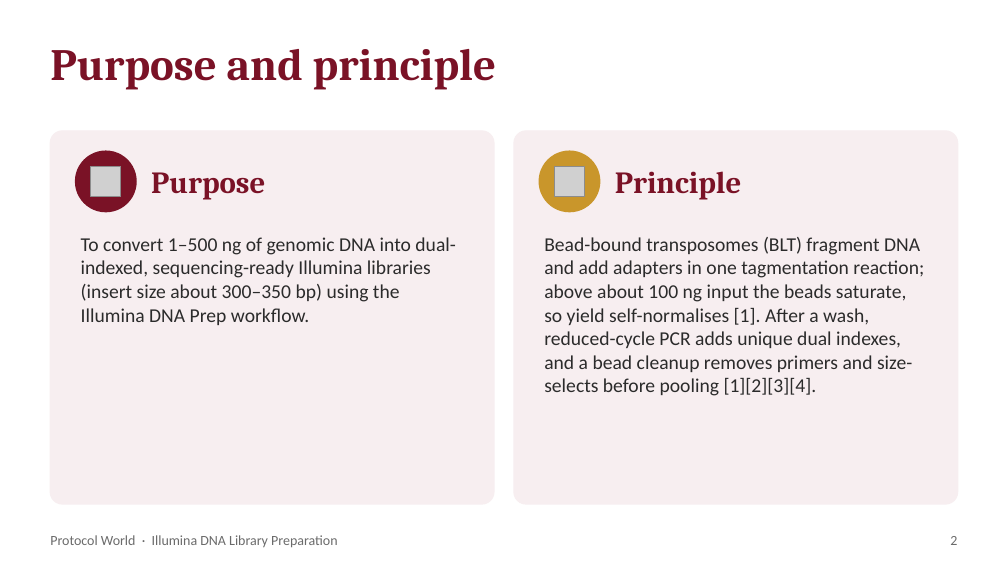
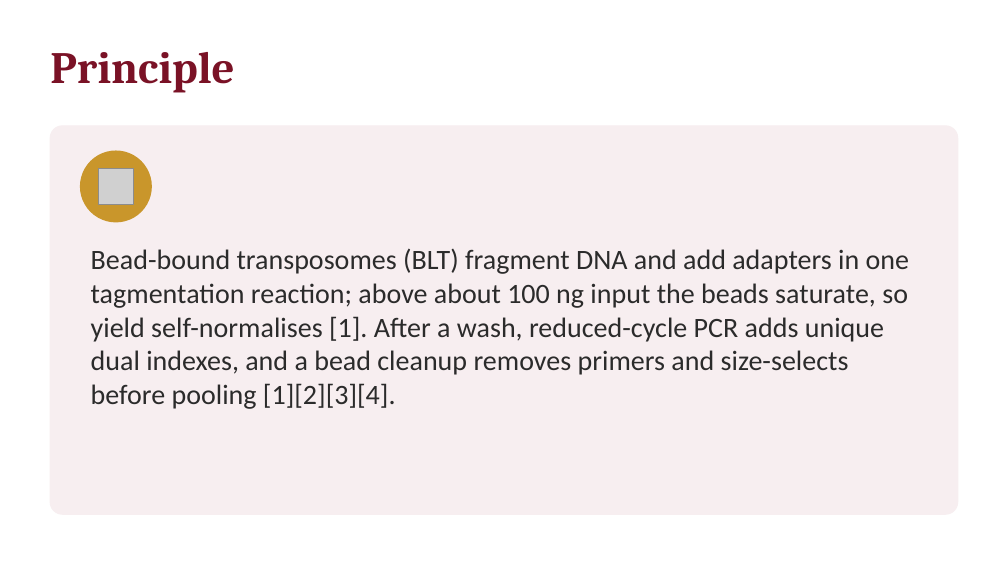
Before and after one commit to ProtocolWorld/ProtocolWorld, a slide deck: slide 3 of uploads/illumina-dna-library-preparation.pptx (slide 2 before the commit). Drawn at 1008x567 pixels with LibreOffice and Linux fonts; fonts in the diff are those of the drawing; grey boxes stand for pictures. Boxes give left, top, right and bottom in pixels: in the first picture for what was removed or moved away, otherwise in the second. Text is boxed around its words. In the diff, an @@ line names an element or a change of style, - is before the commit and + after.

```diff
--- a/uploads/illumina-dna-library-preparation.pptx
+++ b/uploads/illumina-dna-library-preparation.pptx
@@ text "Principle" moved from (x1=615, y1=171, x2=742, y2=200) to (x1=50, y1=52, x2=234, y2=93) @@
@@ text "Principle" at (x1=50, y1=52, x2=234, y2=93): size 22 to 32 pt @@
@@ text removed at (x1=50, y1=49, x2=496, y2=90) @@
-Purpose and principle
@@ rounded rectangle resized from (x1=50, y1=131, x2=494, y2=504) to (x1=50, y1=126, x2=958, y2=514) @@
@@ rounded rectangle at (x1=50, y1=126, x2=958, y2=514): proportions changed @@
@@ rounded rectangle removed at (x1=514, y1=131, x2=958, y2=504) @@
@@ ellipse resized from (x1=76, y1=151, x2=136, y2=212) to (x1=81, y1=151, x2=151, y2=222) @@
@@ ellipse at (x1=81, y1=151, x2=151, y2=222): fill #7A1226 to #C9962B; outline #7A1226 1 pt to #C9962B 1 pt @@
@@ picture removed at (x1=91, y1=166, x2=121, y2=197) @@
@@ picture resized from (x1=554, y1=166, x2=585, y2=197) to (x1=98, y1=169, x2=133, y2=205) @@
@@ text removed at (x1=151, y1=172, x2=265, y2=200) @@
-Purpose
@@ ellipse removed at (x1=539, y1=151, x2=600, y2=212) @@
@@ text removed at (x1=81, y1=237, x2=456, y2=325) @@
-To convert 1–500 ng of genomic DNA into dual-indexed, sequencing-ready Illumina libraries (insert size about 300–350 bp) using the Illumina DNA Prep workflow.
@@ text "Bead-bound transposomes (BLT) fragment DNA ..." moved from (x1=544, y1=237, x2=924, y2=396) to (x1=91, y1=249, x2=909, y2=409) @@
@@ text "Bead-bound transposomes (BLT) fragment DNA ..." at (x1=91, y1=249, x2=909, y2=409): size 14 to 20 pt @@
@@ text removed at (x1=50, y1=535, x2=337, y2=547) @@
-Protocol World · Illumina DNA Library Preparation
@@ text removed at (x1=950, y1=536, x2=957, y2=545) @@
-2
```
Also in this commit, not shown: 11 other slides changed, 6 slides added, 5 other files.
